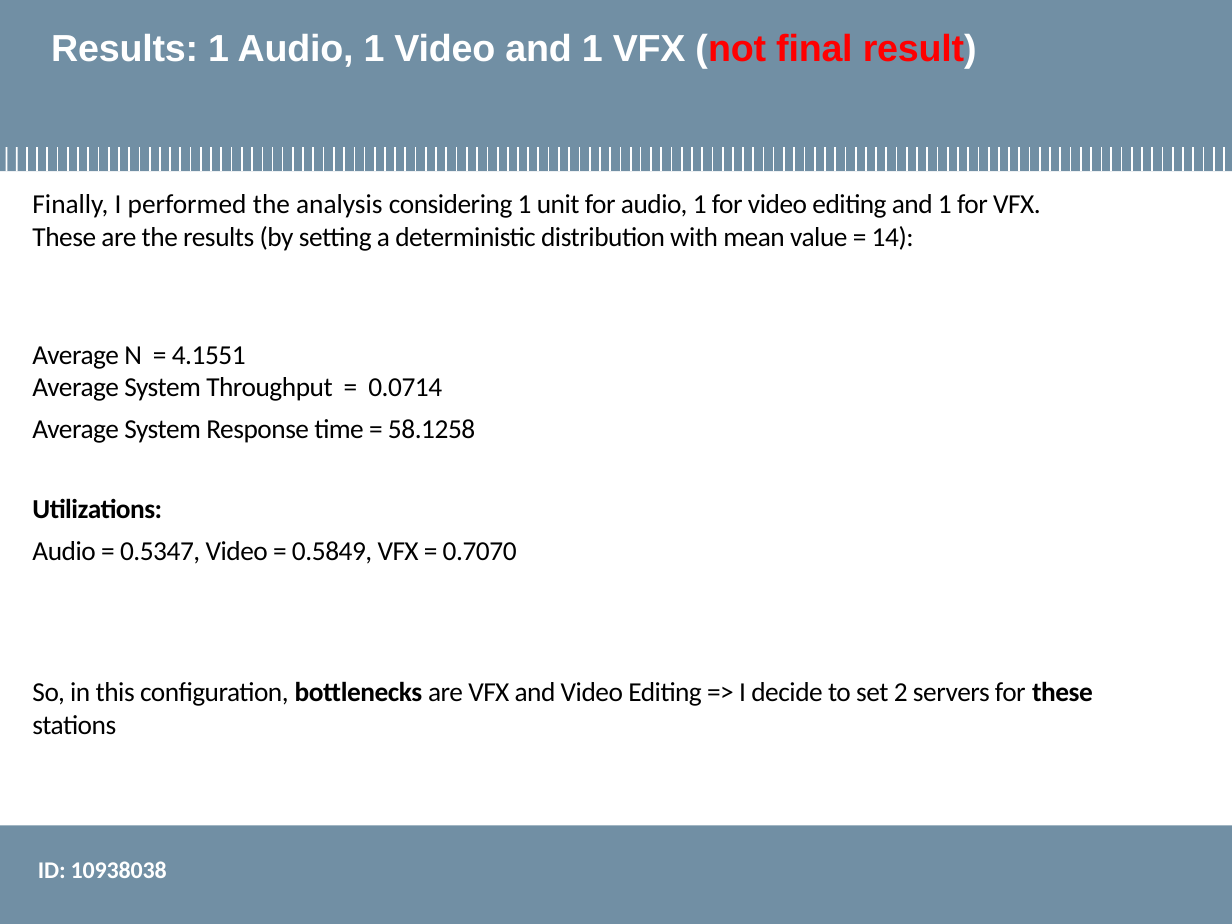
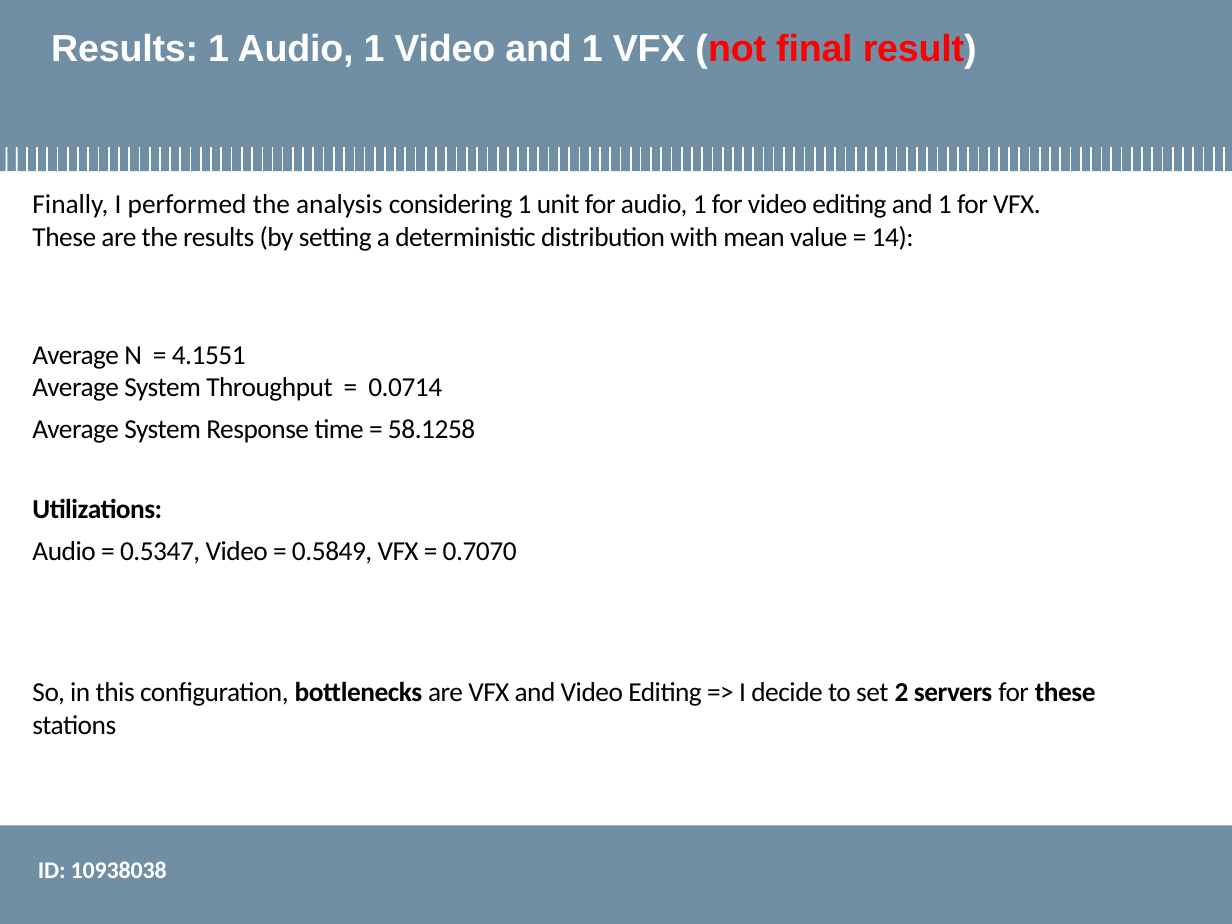
Before and after one commit to smn07/performance_evaluation_application, a slide deck: slide 14 of Final_Project/finalProject_open10938038.pptx. Drawn at 1232x924 pixels with LibreOffice and Linux fonts; fonts in the diff are those of the drawing; background and template pictures are left out. Boxes give left, top, right and bottom in pixels: in the first picture for what was removed or moved away, otherwise in the second. Text is boxed around its words. In the diff, an @@ line names an element or a change of style, - is before the commit and + after.

```diff
--- a/Final_Project/finalProject_open10938038.pptx
+++ b/Final_Project/finalProject_open10938038.pptx
@@ text at (32, 681, 1096, 735): bold on in "2 servers" @@
```
Also in this commit, not shown: 3 other slides changed, 3 other files.
